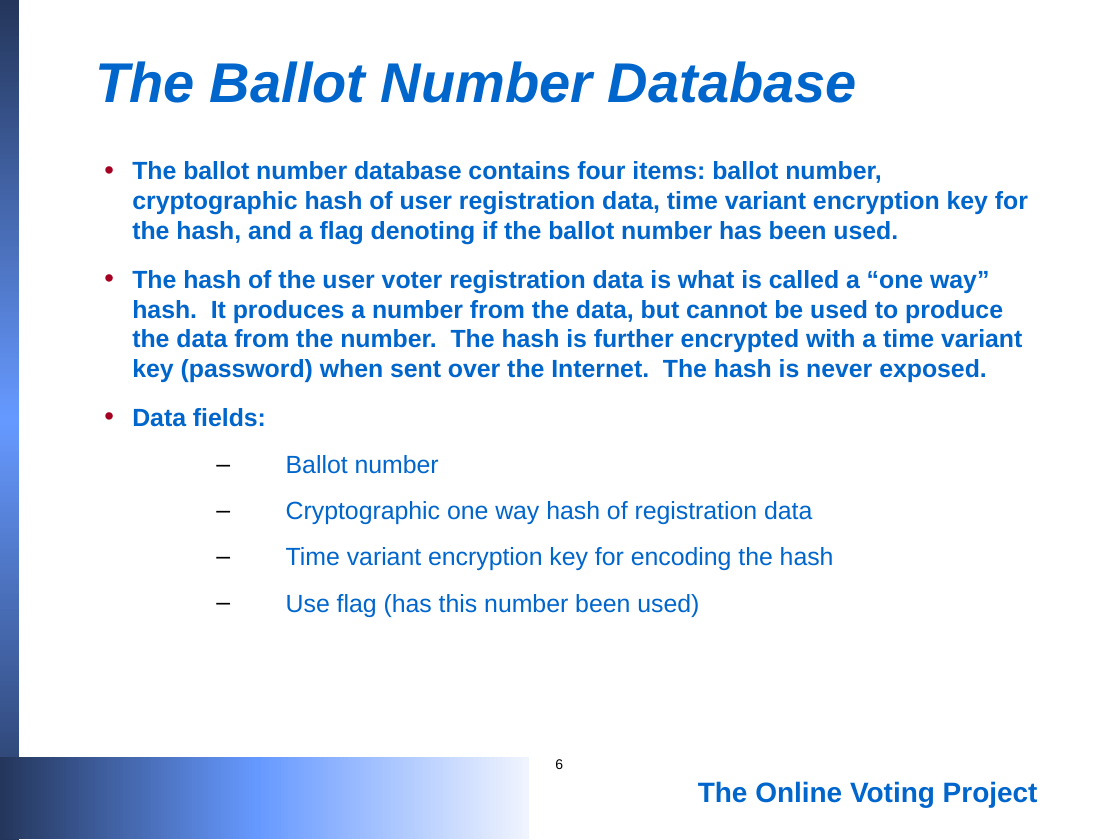
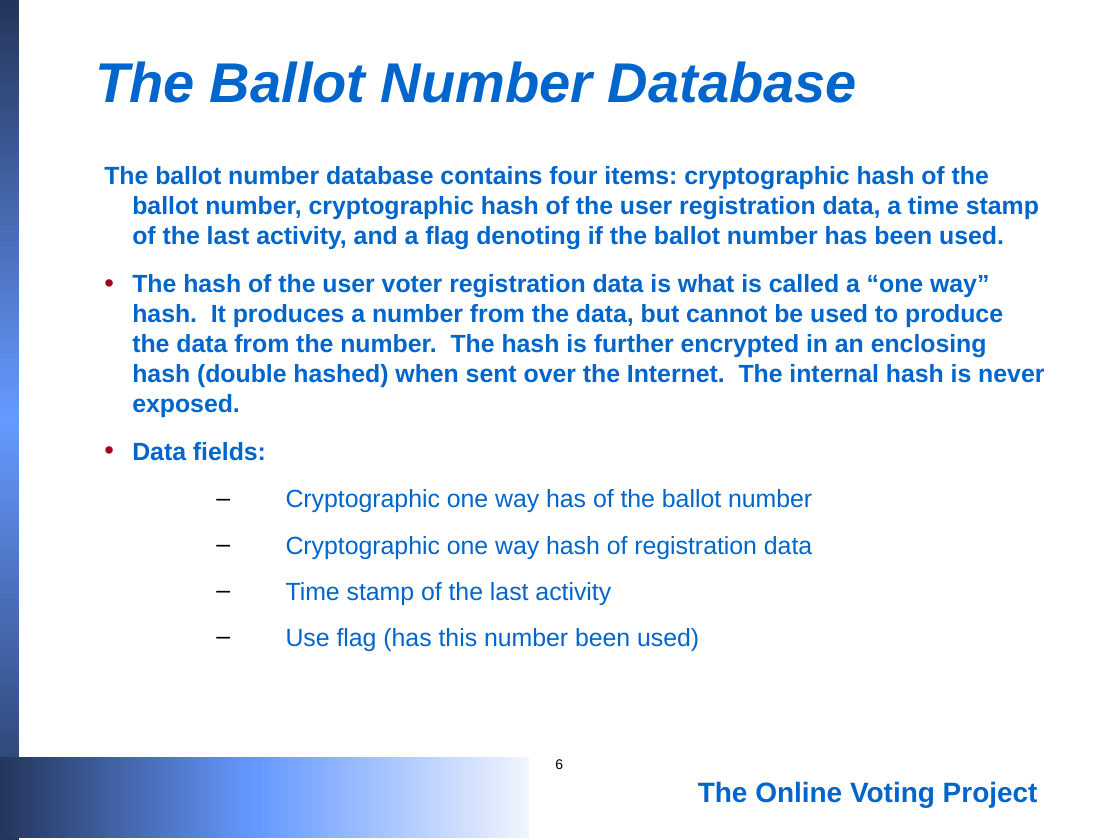
Before and after one commit to blewett/online-voting-prototype, a slide deck: slide 6 of voting.ppt. Drawn at 1120x840 pixels with LibreOffice and Linux fonts; fonts in the diff are those of the drawing. Boxes give left, top, right and bottom in pixels: in the first picture for what was removed or moved away, otherwise in the second. Text is boxed around its words. In the diff, an @@ line names an element or a change of style, - is before the commit and + after.

```diff
--- a/voting.ppt
+++ b/voting.ppt
@@ text at (104, 166, 1044, 417): text changed @@
-• The ballot number database contains four items: ballot number, cryptographic hash of user registration data, time variant encryption key for the hash, and a flag denoting if the ballot number has been used.
-• The hash of the user voter registration data is what is called a “one way” hash. It produces a number from the data, but cannot be used to produce the data from the number. The hash is further encrypted with a time variant key (password) when sent over the Internet. The hash is never exposed.
+The ballot number database contains four items: cryptographic hash of the ballot number, cryptographic hash of the user registration data, a time stamp of the last activity, and a flag denoting if the ballot number has been used.
+• The hash of the user voter registration data is what is called a “one way” hash. It produces a number from the data, but cannot be used to produce the data from the number. The hash is further encrypted in an enclosing hash (double hashed) when sent over the Internet. The internal hash is never exposed.
@@ text at (286, 489, 812, 512): text changed @@
-  – Ballot number
+  – Cryptographic one way has of the ballot number
@@ text at (286, 582, 611, 605): text changed @@
-  – Time variant encryption key for encoding the hash
+  – Time stamp of the last activity
```
Also in this commit, not shown: 3 other slides changed, 2 other files.
